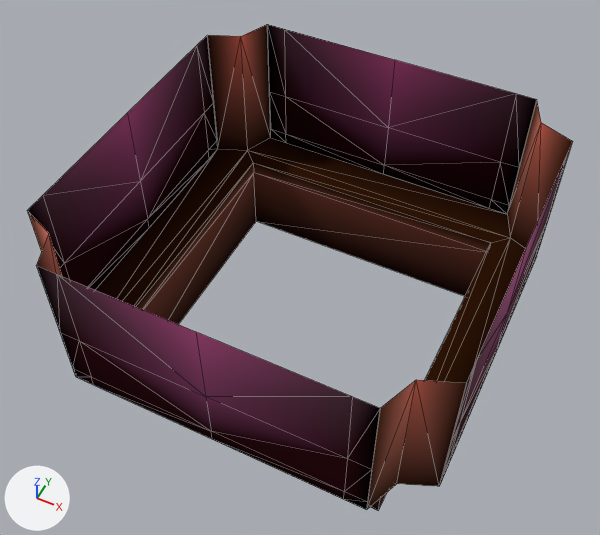
An edit to the glTF model examples/04_dynamic/assets/model.glb, drawn before and after from the same camera.
Both versions are drawn from a 50 mm camera at (12.2, -25.5, 35.2) aimed at (-0.5, -0.2, 3.5). Lighting does not change. The marker at lower left points along +X, +Y and +Z. Mesh edges are drawn as thin lines. Vertices at the same position are counted once.
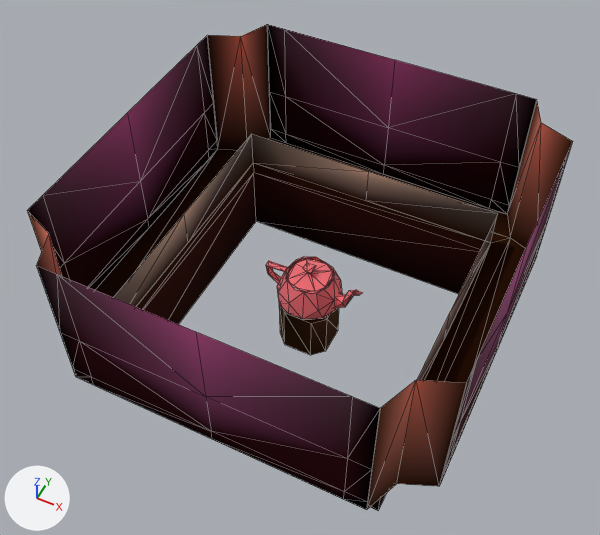
Pixel boxes (x1, y1, x2, y2) of what changed, in the pictures (600 x 535 px):
'Gates', added
    after: (114, 134, 498, 380)
'teapot', added
    after: (266, 257, 362, 319)
part 1 of me_cube, added (black)
    after: (279, 287, 339, 355)
part 2 of me_cube, recoloured (brown to black)
    both: (136, 163, 484, 506)

What changed in the scene script:
```text
Add mat_f3dlite_transp:
    mat_f3dlite_transp = bpy.data.materials.new('f3dlite_transp')
    mat_f3dlite_transp.use_nodes = True; mat_f3dlite_transp.node_tree.nodes.clear()
    _N = mat_f3dlite_transp.node_tree.nodes; _L = mat_f3dlite_transp.node_tree.links
    n0 = _N.new('ShaderNodeBsdfPrincipled'); n0.name = 'Principled BSDF'
    n0.inputs[1].default_value = 1.0  # 'Metallic'
    n0.inputs[2].default_value = 1.0  # 'Roughness'
    n1 = _N.new('ShaderNodeOutputMaterial'); n1.name = 'Material Output'
    n2 = _N.new('ShaderNodeVertexColor'); n2.name = 'Color Attribute'
    _L.new(n0.outputs[0], n1.inputs[0])  # 'BSDF' to 'Surface'
    _L.new(n2.outputs[0], n0.inputs[0])  # 'Color' to 'Base Color'
    _L.new(n2.outputs[1], n0.inputs[4])  # 'Alpha' to 'Alpha'
Add mat_f3dlite_gate:
    mat_f3dlite_gate = bpy.data.materials.new('f3dlite_gate')
    # nodes: BsdfPrincipled, Math, OutputMaterial, VertexColor
Change me_cube:
    used by ob_cube; location = (0.0, 0.0, 0.0)
    remove me_cube.from_pydata(...)  # 36 vertices, 48 faces; spans x -10.0..10.0, y -10.0..10.0, z -3.1..9.9
    add me_cube.from_pydata(...)  # 53 vertices, 72 faces; spans x -10.0..10.0, y -10.0..10.0, z -3.1..9.9
    me_cube part 1: a new loose piece of 17 vertices spanning x -1.4..1.4, y -1.4..1.4, z -1.8..1.1, in mat_f3dlite_material_002
    me_cube part 2: 16 kept faces spanning x -7.5..7.5, y -7.5..7.5, z -3.1..1.9 get new vertex colours
Add me_teapot:
    me_teapot.from_pydata(...)  # 104 vertices, 162 faces; spans x -2.49..2.94, y -1.73..1.73, z 0.95..3.61
    me_teapot.materials.append(mat_f3dlite_transp)
Add me_cube_002:
    me_cube_002.from_pydata(...)  # 24 vertices, 16 faces; spans x -7.45..7.45, y -7.45..7.45, z 1.93..4.15
    me_cube_002.materials.append(mat_f3dlite_gate)
Add ob_teapot:
    ob_teapot = bpy.data.objects.new('teapot', me_teapot)
    ob_teapot.location = (0.0, 0.0, 0.0)
Add ob_gates:
    ob_gates = bpy.data.objects.new('Gates', me_cube_002)
    ob_gates.location = (0.0, 0.0, 0.0)
```
